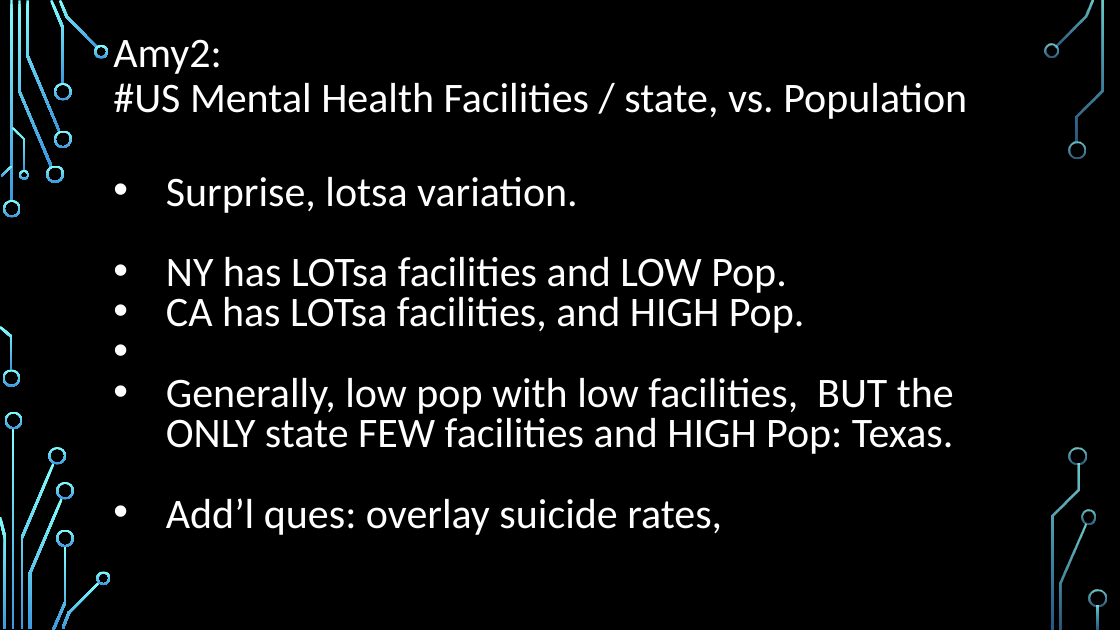
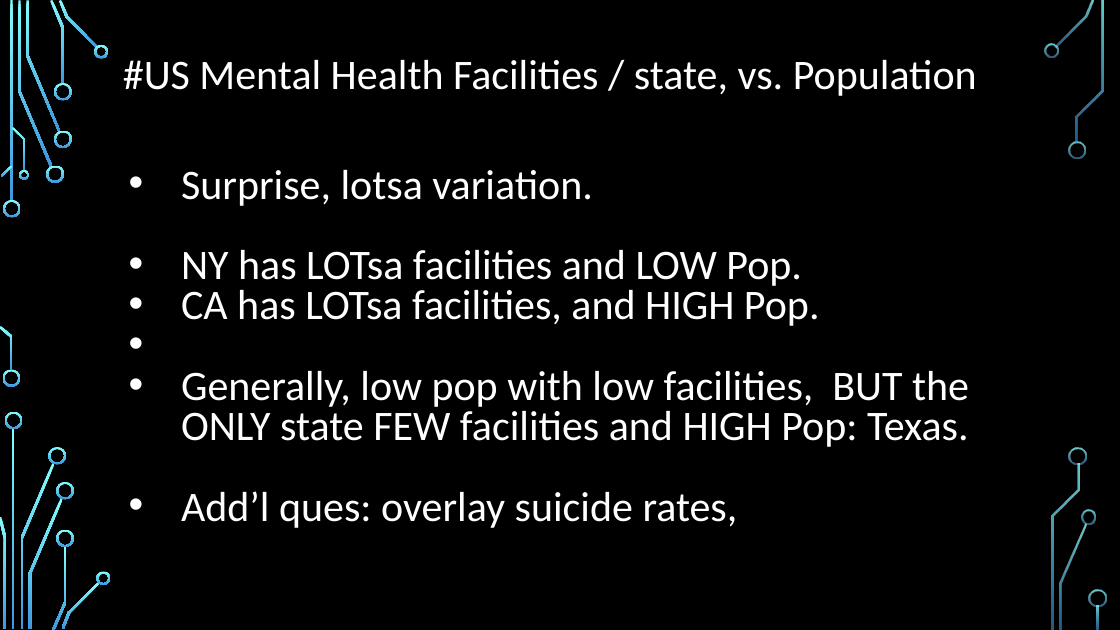
Before and after one commit to aeclaman/Project1, a slide deck: slide 19 of reports/SUICnotes.pptx (slide 17 before the commit). Drawn at 1120x630 pixels with LibreOffice and Linux fonts; fonts in the diff are those of the drawing; background and template pictures are left out. Boxes give left, top, right and bottom in pixels: in the first picture for what was removed or moved away, otherwise in the second. Text is boxed around its words. In the diff, an @@ line names an element or a change of style, - is before the commit and + after.

```diff
--- a/reports/SUICnotes.pptx
+++ b/reports/SUICnotes.pptx
@@ title at <box>123,60,977,96</box>: text changed @@
-Amy2:
-#US Mental Health Facilities / state, vs. Population
+#US Mental Health Facilities / state, vs. Population
@@ text "Surprise, lotsa variation.": place and size @@
-text "Surprise, lotsa variation." at <box>166,177,954,535</box>
+text "Surprise, lotsa variation." at <box>181,170,969,528</box>
```
Also in this commit, not shown: 10 other slides changed, 13 slides added, 5 slides removed.
